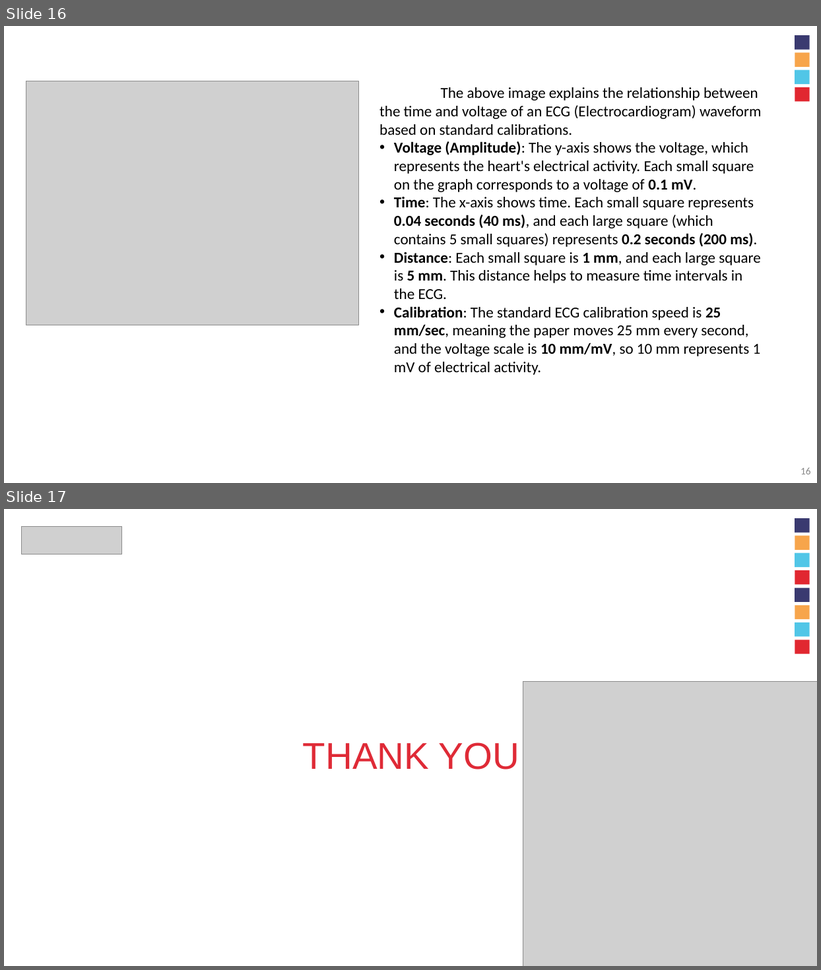
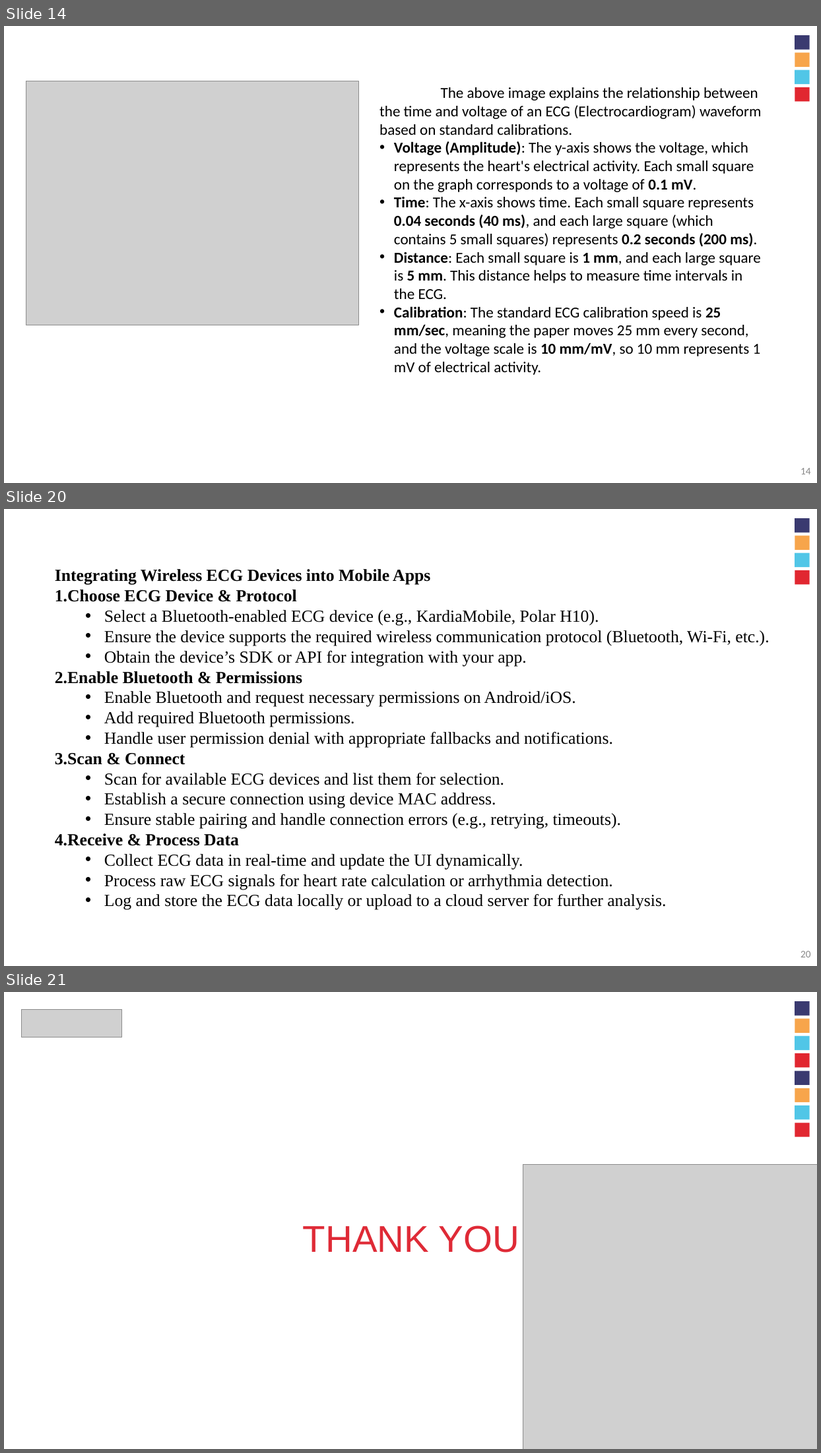
Before and after one commit to aakashbm/EECE_project_template, a slide deck: ECG_Arrhythmia_Capstone.pptx. Shown one above the other, each under a label of ours: slides 16 and 17 before the commit, slides 14, 20 and 21 after it; the slides between them are not shown. The pictures are 821x970 and 821x1453 pixels, drawn with LibreOffice and Linux fonts; fonts in the diff are those of the drawing; grey boxes stand for pictures; background and template pictures are left out. Boxes give left, top, right and bottom in pixels: in the first picture for what was removed or moved away, otherwise in the second. Text is boxed around its words. In the diff, an @@ line names an element or a change of style, - is before the commit and + after.

```diff
--- a/ECG_Arrhythmia_Capstone.pptx
+++ b/ECG_Arrhythmia_Capstone.pptx
@@ slide 20 added at [4,509,817,966], background #FFFFFF; not listed: 4 template elements that a slide beside it also shows @@
@@ text added at [55,569,769,910], 20 pt, text #000000 @@
+Integrating Wireless ECG Devices into Mobile Apps
+1. Choose ECG Device & Protocol
+  • Select a Bluetooth-enabled ECG device (e.g., KardiaMobile, Polar H10).
+  • Ensure the device supports the required wireless communication protocol (Bluetooth, Wi-Fi, etc.).
+  • Obtain the device’s SDK or API for integration with your app.
+2. Enable Bluetooth & Permissions
+  • Enable Bluetooth and request necessary permissions on Android/iOS.
+  • Add required Bluetooth permissions.
+  • Handle user permission denial with appropriate fallbacks and notifications.
+3. Scan & Connect
+  • Scan for available ECG devices and list them for selection.
+  • Establish a secure connection using device MAC address.
+  • Ensure stable pairing and handle connection errors (e.g., retrying, timeouts).
+4. Receive & Process Data
+  • Collect ECG data in real-time and update the UI dynamically.
+  • Process raw ECG signals for heart rate calculation or arrhythmia detection.
+  • Log and store the ECG data locally or upload to a cloud server for further analysis.
@@ page number added at [801,951,811,958], 12 pt, text #888888 @@
+20
@@ what was slide 16 is now slide 14 @@
@@ page number at [801,468,811,475]: text changed @@
-16
+14
@@ what was slide 17 is now slide 21 @@
```
Also in this commit, not shown: 5 other slides added, 2 slides removed.
